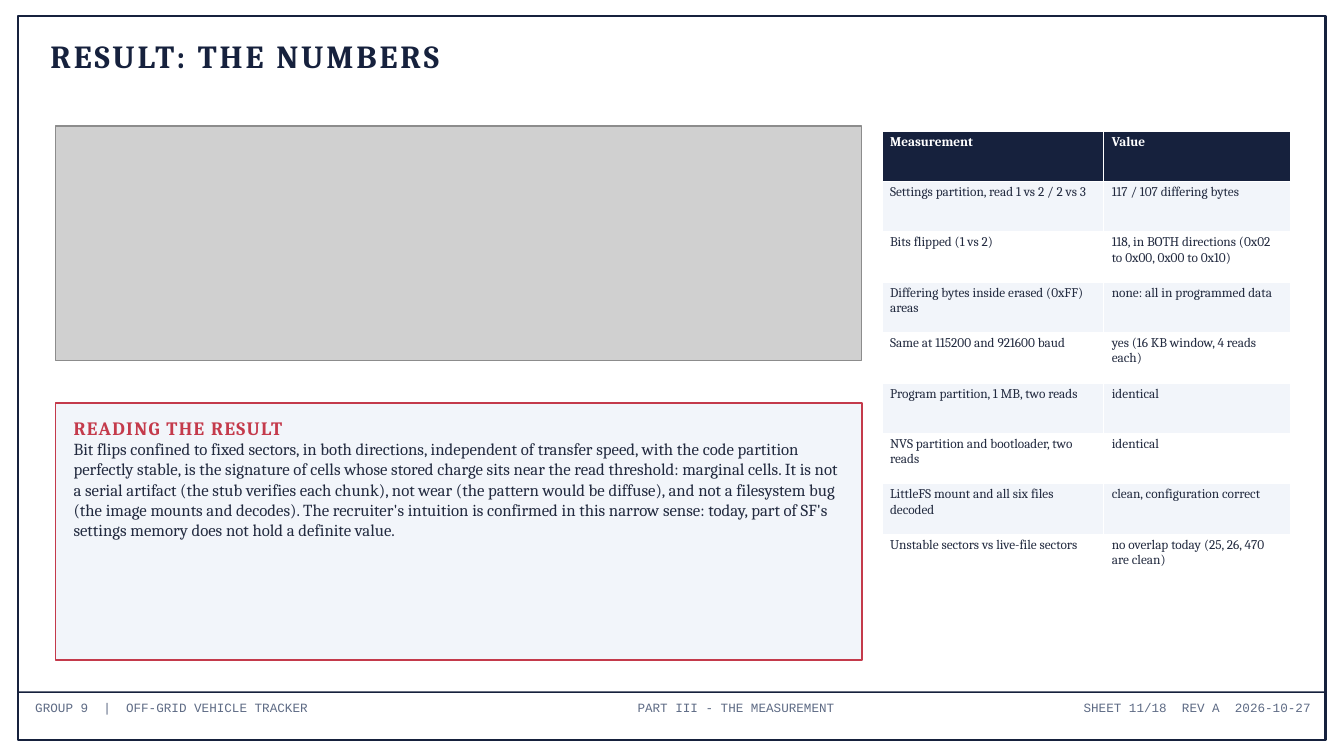
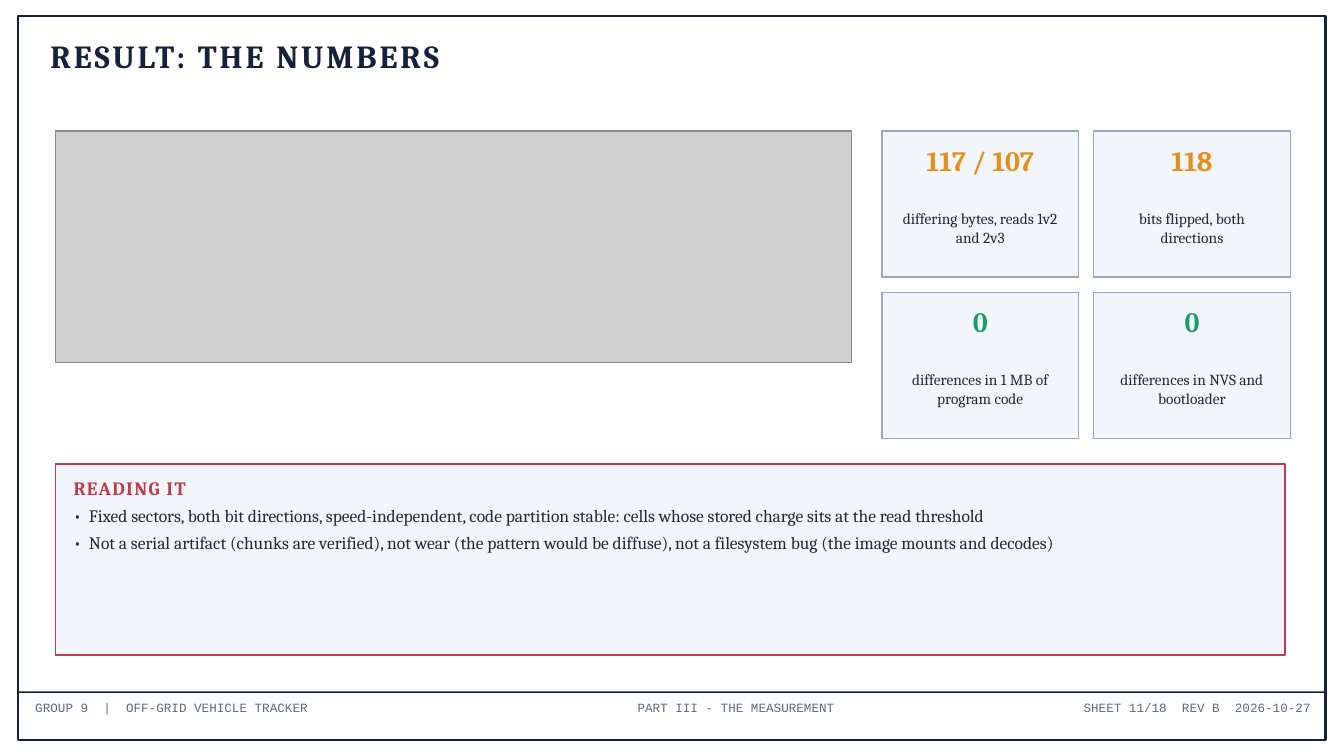
Before and after one commit to deosgracius/offgrid-vehicle-tracker, a slide deck: slide 11 of docs/presentations/Group9_ConfigLoss_RootCause.pptx. Drawn at 1344x756 pixels with LibreOffice and Linux fonts; fonts in the diff are those of the drawing; grey boxes stand for pictures. Boxes give left, top, right and bottom in pixels: in the first picture for what was removed or moved away, otherwise in the second. Text is boxed around its words. In the diff, an @@ line names an element or a change of style, - is before the commit and + after.

```diff
--- a/docs/presentations/Group9_ConfigLoss_RootCause.pptx
+++ b/docs/presentations/Group9_ConfigLoss_RootCause.pptx
@@ picture: place and size @@
-picture at (55, 126, 862, 360)
+picture at (55, 131, 852, 362)
@@ table removed at (882, 131, 1291, 585), 9 rows, 2 columns @@
-Measurement | Value
-Settings partition, read 1 vs 2 / 2 vs 3 | 117 / 107 differing bytes
-Bits flipped (1 vs 2) | 118, in BOTH directions (0x02 to 0x00, 0x00 to 0x10)
-Differing bytes inside erased (0xFF) areas | none: all in programmed data
-Same at 115200 and 921600 baud | yes (16 KB window, 4 reads each)
-Program partition, 1 MB, two reads | identical
-NVS partition and bootloader, two reads | identical
-LittleFS mount and all six files decoded | clean, configuration correct
-Unstable sectors vs live-file sectors | no overlap today (25, 26, 470 are clean)
@@ rectangle added at (882, 131, 1079, 277), fill #F2F5FA, outline #9AA7BE 1 pt @@
@@ rectangle added at (1094, 131, 1291, 277), fill #F2F5FA, outline #9AA7BE 1 pt @@
@@ text added at (926, 152, 1034, 171), 20 pt, text #E58E1A, bold @@
+117 / 107
@@ text added at (1171, 152, 1212, 172), 20 pt, text #E58E1A, bold @@
+118
@@ text added at (903, 213, 1057, 243), 11 pt, text #222A3F @@
+differing bytes, reads 1v2 and 2v3
@@ text added at (1139, 213, 1245, 243), 11 pt, text #222A3F @@
+bits flipped, both directions
@@ rectangle added at (882, 292, 1079, 439), fill #F2F5FA, outline #9AA7BE 1 pt @@
@@ rectangle added at (1094, 292, 1291, 439), fill #F2F5FA, outline #9AA7BE 1 pt @@
@@ text added at (973, 313, 988, 332), 20 pt, text #1F9D68, bold @@
+0
@@ text added at (1185, 313, 1200, 332), 20 pt, text #1F9D68, bold @@
+0
@@ text added at (912, 374, 1048, 408), 11 pt, text #222A3F @@
+differences in 1 MB of program code
@@ text added at (1120, 374, 1263, 404), 11 pt, text #222A3F @@
+differences in NVS and bootloader
@@ rectangle: place and size @@
-rectangle at (55, 403, 862, 660)
+rectangle at (55, 464, 1286, 655)
@@ text at (74, 482, 1054, 553): text changed; size 12 to 12.5 pt @@
-READING THE RESULT
-Bit flips confined to fixed sectors, in both directions, independent of transfer speed, with the code partition perfectly stable, is the signature of cells whose stored charge sits near the read threshold: marginal cells. It is not a serial artifact (the stub verifies each chunk), not wear (the pattern would be diffuse), and not a filesystem bug (the image mounts and decodes). The recruiter's intuition is confirmed in this narrow sense: today, part of SF's settings memory does not hold a definite value.
+READING IT
+• Fixed sectors, both bit directions, speed-independent, code partition stable: cells whose stored charge sits at the read threshold
+• Not a serial artifact (chunks are verified), not wear (the pattern would be diffuse), not a filesystem bug (the image mounts and decodes)
@@ text at (1084, 703, 1311, 712): text changed @@
-SHEET 11/18 REV A 2026-10-27
+SHEET 11/18 REV B 2026-10-27
```
Also in this commit, not shown: 16 other slides changed, 1 slide added, 1 slide removed, 4 other files.
